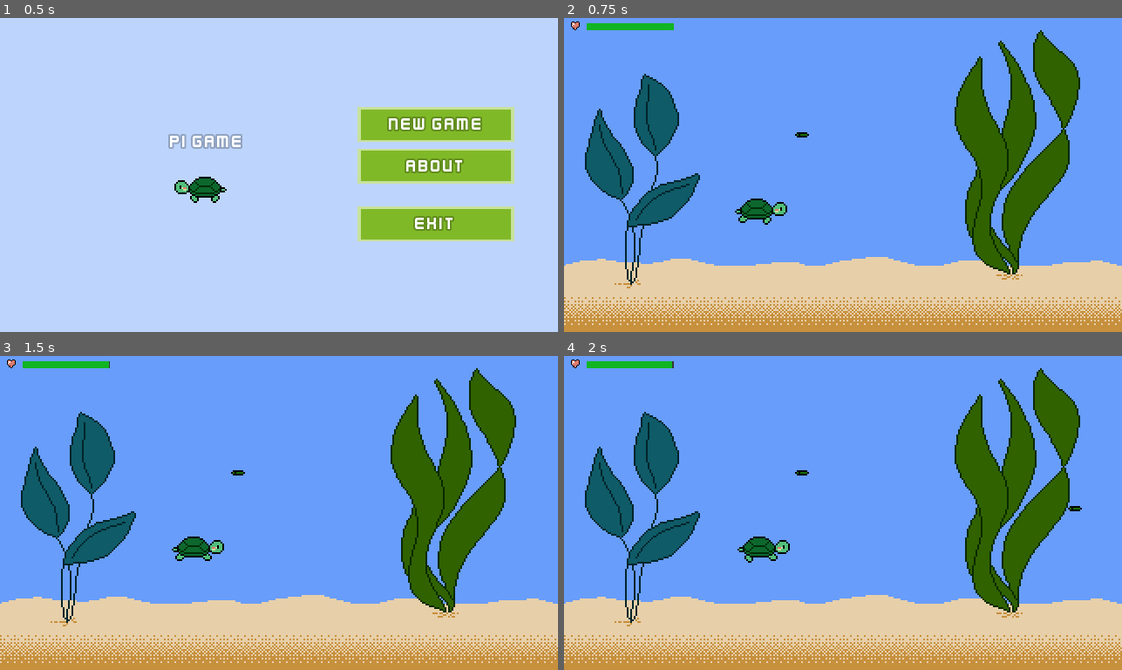
Above: before the commit, frames 1-4 (two rows, left to right).
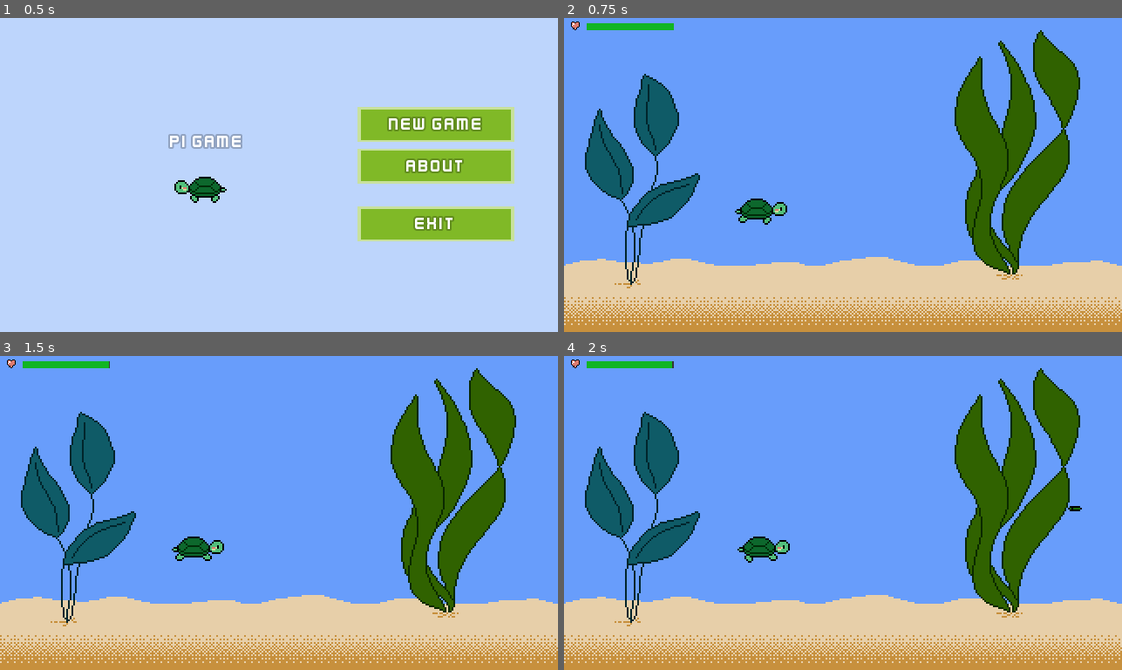
Above: after the commit, the same moments.

Repository: kelvinatorr/pi-game
Game: Godot game, scene res://SceneManager.tscn
The game is run twice, just before and just after one commit, with the same random seed, the same clock (stepped at 60 frames per second) and the same inputs.
Inputs:
- Up to frame 1 (0.5 s): no input
- Up to frame 2 (0.75 s): click "New Game" at 0.5 s
- Up to frame 3 (1.5 s): tap Enter at 1.25 s; hold Right (ui_right) from 1.28 s (still down); tap C (chomp) at 1.35 s
- Up to frame 4 (2 s): keep holding Right (ui_right); tap Up (ui_up) at 1.52 s; tap G (feed_green_pellet) at 1.55 s

Frame 1 is identical in both runs. In frame 2, less than 0.1% of the frame differs, in the area x 41-44%, y 36-39%; in frame 3, less than 0.1%; in frame 4, less than 0.1%.

Commit message:
Increase Energy Bar

Diff:
--- a/items/GreenPellet.gd
+++ b/items/GreenPellet.gd
@@ -1 +1,3 @@
 extends "res://items/Food.gd"
+
+export var ENERGY_VALUE: int = 1
--- a/items/Shrimp.gd
+++ b/items/Shrimp.gd
@@ -1 +1,3 @@
 extends "res://items/Food.gd"
+
+export var ENERGY_VALUE: int = 100
--- a/main/Game.gd
+++ b/main/Game.gd
@@ -1,6 +1,7 @@
 extends Node
 
-var turtle_energy: int = 1000
+var MAX_TURTLE_ENERGY: int = 1000
+var turtle_energy: int = MAX_TURTLE_ENERGY
 var energy_per_second: int = 1
 var game_over: bool = false
 
@@ -22,10 +23,19 @@
 func _on_Player_movement(energy_consumption) -> void:
 	reduce_energy(energy_consumption)
 
+func _on_Player_chomp_success(energy_value: int):
+	increase_energy(energy_value)
+
+func increase_energy(val: int) -> void:
+	if turtle_energy >= MAX_TURTLE_ENERGY:
+		return
+	turtle_energy += val
+	$UI.update_energy(turtle_energy)
+
 func reduce_energy(val: int) -> void:
 	if game_over:
 		return
-	turtle_energy -= energy_per_second
+	turtle_energy -= val
 	if turtle_energy < 0:
 		game_over()
 	else:
@@ -57,4 +67,4 @@
 
 	var food: Node2D = load(food_data.path).instance()
 	food.position = spawn_point
-	add_child(food)
+	add_child_below_node($Player, food)
--- a/main/Game.tscn
+++ b/main/Game.tscn
@@ -1,18 +1,14 @@
-[gd_scene load_steps=6 format=2]
+[gd_scene load_steps=5 format=2]
 
 [ext_resource path="res://world/TankUnderwater.tscn" type="PackedScene" id=1]
 [ext_resource path="res://player/Player.tscn" type="PackedScene" id=2]
 [ext_resource path="res://ui/UI.tscn" type="PackedScene" id=3]
 [ext_resource path="res://main/Game.gd" type="Script" id=4]
-[ext_resource path="res://items/GreenPellet.tscn" type="PackedScene" id=6]
 
 [node name="Game" type="Node"]
 script = ExtResource( 4 )
 
 [node name="TankUnderwater" parent="." instance=ExtResource( 1 )]
-
-[node name="GreenPellet" parent="." instance=ExtResource( 6 )]
-position = Vector2( 136.288, 66.419 )
 
 [node name="Player" parent="." instance=ExtResource( 2 )]
 position = Vector2( 113.68, 109.865 )
@@ -21,5 +17,6 @@
 
 [node name="EnergyTimer" type="Timer" parent="."]
 
+[connection signal="chomp_success" from="Player" to="." method="_on_Player_chomp_success"]
 [connection signal="movement" from="Player" to="." method="_on_Player_movement"]
 [connection signal="timeout" from="EnergyTimer" to="." method="_on_EnergyTimer_timeout"]
--- a/player/Player.gd
+++ b/player/Player.gd
@@ -16,6 +16,7 @@
 }
 
 signal movement(energy_consumption)
+signal chomp_success(energy_value)
 
 onready var animation_player: AnimationPlayer = $AnimationPlayer
 onready var chomp_collision_shape: CollisionShape2D = $ChompPivot/ChomperArea/CollisionShape2D
@@ -95,3 +96,9 @@
 	# Show closed eyes frame
 	animation_player.stop()
 	$Sprite.frame = 8
+
+func _on_ChomperArea_area_entered(area: Area2D):
+	var food: Node2D = area.get_parent()
+	# TODO: Spawn Heart Above Head
+	# Emit Chomp Success
+	emit_signal("chomp_success", food.ENERGY_VALUE)
--- a/player/Player.tscn
+++ b/player/Player.tscn
@@ -258,10 +258,11 @@
 
 [node name="ChomperArea" type="Area2D" parent="ChompPivot"]
 position = Vector2( -11.722, -0.215 )
-monitoring = false
 collision_layer = 0
 collision_mask = 4
 
 [node name="CollisionShape2D" type="CollisionShape2D" parent="ChompPivot/ChomperArea"]
 shape = SubResource( 8 )
 disabled = true
+
+[connection signal="area_entered" from="ChompPivot/ChomperArea" to="." method="_on_ChomperArea_area_entered"]
